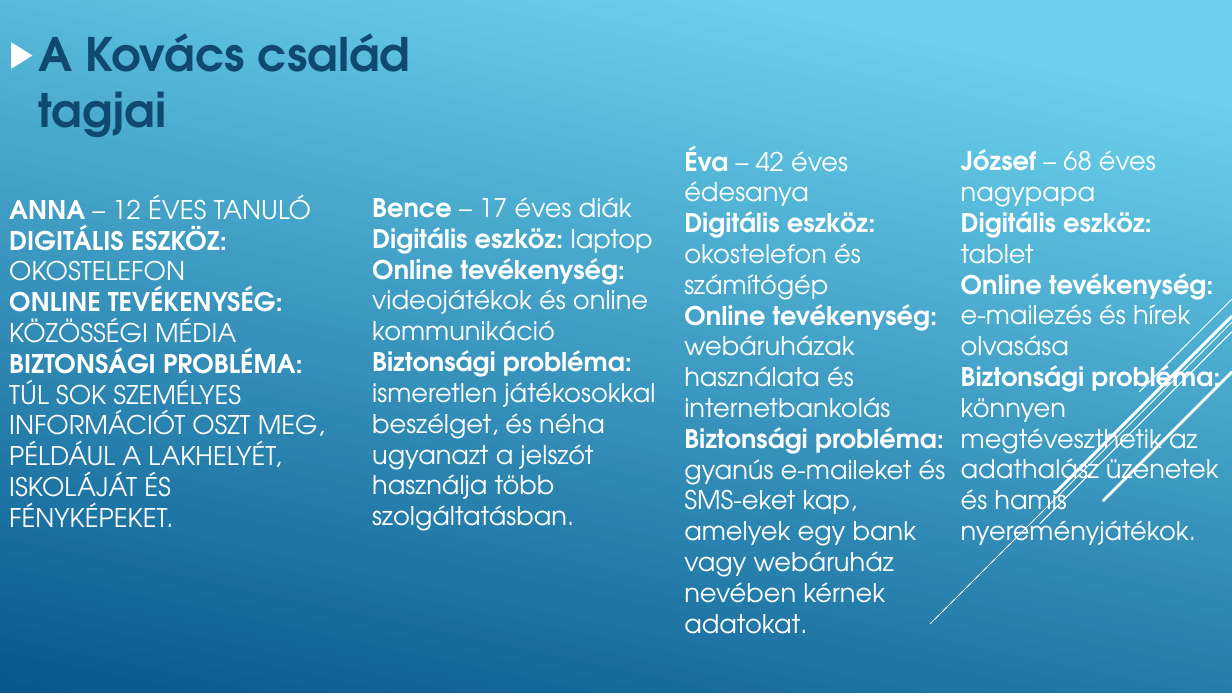
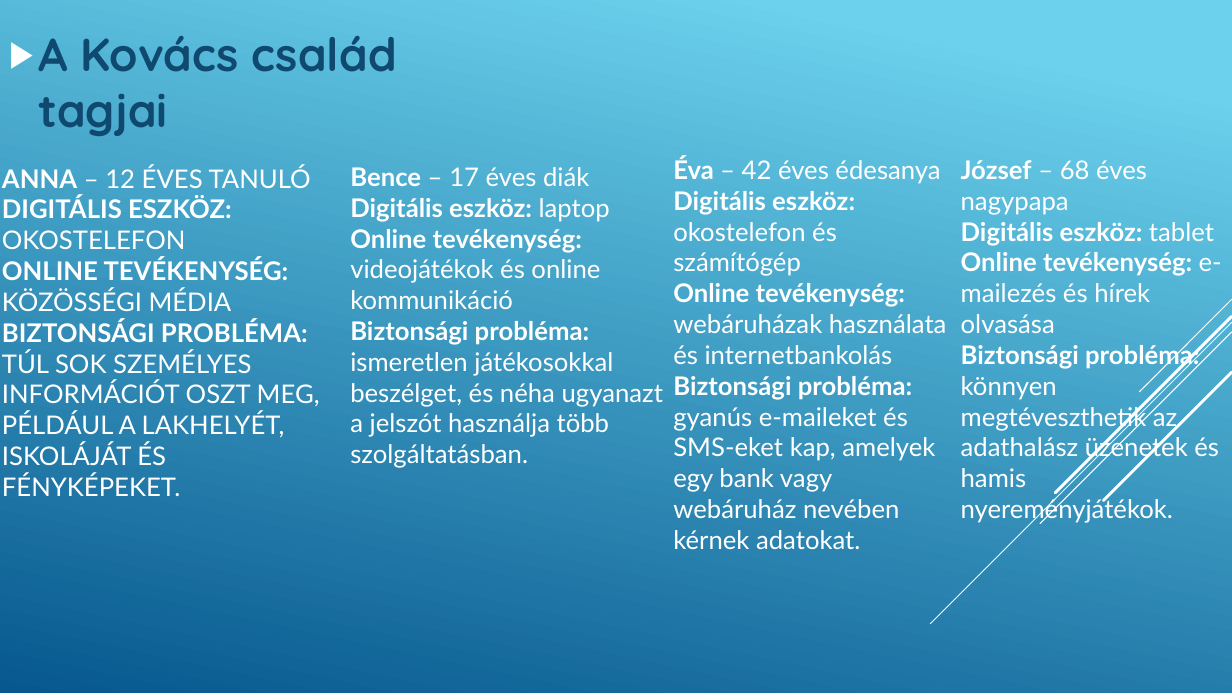
Before and after one commit to Kerozinus/26-27-Szoftver, a slide deck: slide 3 of IKT_SMH/11evfolyam_BiztonsagosCsalad/Biztonságos család az interneten.pptx. Drawn at 1232x693 pixels with LibreOffice and Linux fonts; fonts in the diff are those of the drawing. Boxes give left, top, right and bottom in pixels: in the first picture for what was removed or moved away, otherwise in the second. Text is boxed around its words. In the diff, an @@ line names an element or a change of style, - is before the commit and + after.

```diff
--- a/IKT_SMH/11evfolyam_BiztonsagosCsalad/Biztonságos család az interneten.pptx
+++ b/IKT_SMH/11evfolyam_BiztonsagosCsalad/Biztonságos család az interneten.pptx
@@ text "A Kovács család tagjai" at [38, 36, 397, 136]: font TeX Gyre Adventor to Quicksand @@
@@ title "ANNA – 12 ÉVES TANULÓ ...": place and size @@
-title "ANNA – 12 ÉVES TANULÓ ..." at [9, 195, 325, 527]
+title "ANNA – 12 ÉVES TANULÓ ..." at [2, 166, 320, 496]
@@ font TeX Gyre Adventor to Lato in 4 elements at [961, 160, 1222, 523], [2, 166, 320, 496], [673, 157, 947, 549], [350, 167, 663, 468] @@
@@ text "Bence – 17 éves diák": place and size @@
-text "Bence – 17 éves diák" at [372, 197, 655, 531]
+text "Bence – 17 éves diák" at [350, 167, 663, 468]
@@ text "Éva – 42 éves édesanya": place and size @@
-text "Éva – 42 éves édesanya" at [684, 146, 946, 634]
+text "Éva – 42 éves édesanya" at [673, 157, 947, 549]
@@ text "József – 68 éves nagypapa": place and size @@
-text "József – 68 éves nagypapa" at [961, 149, 1220, 552]
+text "József – 68 éves nagypapa" at [961, 160, 1222, 523]
```
Also in this commit, not shown: 13 other slides changed, 1 slide added, 1 other file.
